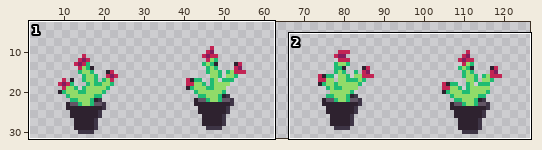
Edited in one commit: sprite sheet (Entity/Cactus/cactus_atack_animation.png). Above, an overview of the earlier version with the close-up marked.
Close-up. First the earlier version:
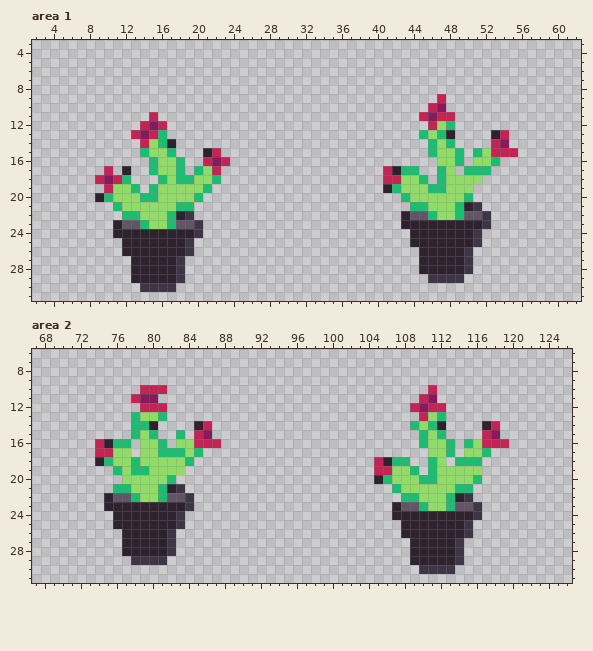
The file is 128x32 pixels. Shown: area 1: x 2..62, y 3..31; area 2: x 67..126, y 6..31. The old version is drawn lined up with the new one. The wide view leaves out empty margins.
After the commit:
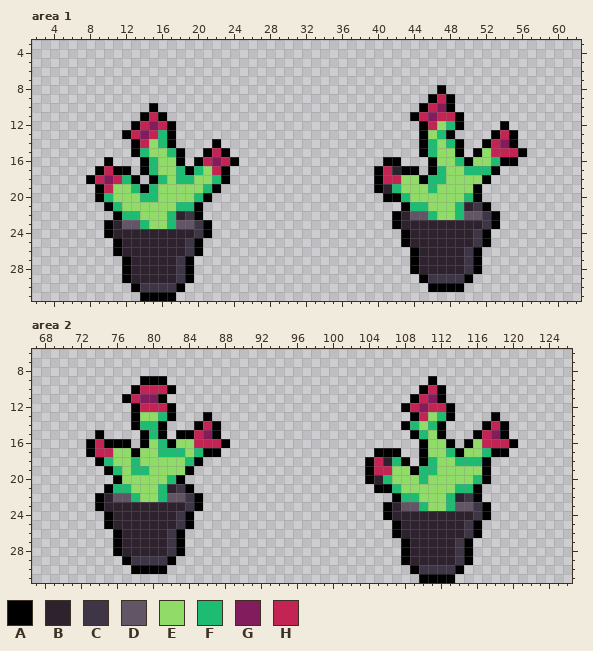
Palette (. is transparent): A #000000  B #2e222f  C #3e3546  D #625565  E #91db69  F #1ebc73  G #831c5d  H #c32454
Change:
whole drawing moved by +0,-1 (the old picture is shown already moved)
Area 1:
y 8: x 47 . -> A
y 9: x 46 . -> A; x 48 . -> A
y 10: x 15 . -> A; x 45 . -> A; x 48 . -> A
y 11: x 14 . -> A; x 16 . -> A; x 44 . -> A; x 49 . -> A
y 12: x 13 . -> A; x 17 . -> A; x 45 . -> A; x 49 . -> A; x 54 . -> A
y 13: x 12 . -> A; x 17 . -> A; x 45 F -> A; x 48 B -> A; x 53 B -> A; x 55 . -> A
y 14: x 13 . -> A; x 17 B -> A; x 22 . -> A; x 45 . -> A; x 49 . -> A; x 52 . -> A; x 55 . -> A
y 15: x 13 . -> A; x 18 . -> A; x 21 B -> A; x 23 . -> A; x 45 . -> A; x 49 F -> A; x 51 F -> A; x 56 . -> A
y 16: x 10 . -> A; x 14 . -> A; x 18 F -> A; x 20 . -> A; x 24 . -> A; x 41..42 .. -> AA; x 46 . -> A; x 50 . -> A; x 54..55 .. -> AA
y 17: x 9 . -> A; x 11..12 .B -> AA; x 14 . -> A; x 19 . -> A; x 23 . -> A; x 40 . -> A; x 43..44 FF -> AA; x 46 . -> A; x 49 . -> E; x 53 . -> A
y 18: x 8 . -> A; x 13 . -> A; x 15 . -> A; x 23 . -> A; x 40 . -> A; x 45..46 F. -> AF; x 52 . -> A
y 19: x 9 . -> A; x 14 . -> A; x 22 . -> A; x 40 . -> A; x 47 F -> E; x 51 . -> A
y 20: x 9 B -> A; x 21 . -> A; x 41..42 .. -> AA; x 51 . -> A
y 21: x 10 . -> A; x 20 . -> A; x 43 . -> A; x 52 . -> A
y 22: x 11 . -> A; x 20 . -> A; x 42 . -> A; x 53 . -> A
y 23: x 10 . -> A; x 21 . -> A; x 42 . -> A; x 53 . -> A
y 24: x 10 . -> A; x 21 . -> A; x 43 . -> A; x 52 . -> A
y 25: x 11 . -> A; x 20 . -> A; x 43 . -> A; x 52 . -> A
y 26: x 11 . -> A; x 20 . -> A; x 44 . -> A; x 51 . -> A
y 27..28: x 12 . -> A; x 19 . -> A; x 44 . -> A; x 51 . -> A
y 29: x 12 . -> A; x 19 . -> A; x 45 . -> A; x 50 . -> A
y 30: x 13 . -> A; x 18 . -> A; x 46..49 .... -> AAAA
y 31: x 14..17 .... -> AAAA
Area 2:
y 9: x 79..81 ... -> AAA; x 111 . -> A
y 10: x 78 . -> A; x 82 . -> A; x 110 . -> A; x 112 . -> A
y 11: x 77 . -> A; x 81 . -> A; x 109 . -> A; x 112 . -> A
y 12: x 78 . -> A; x 82 . -> A; x 108 . -> A; x 113 . -> A
y 13: x 78 F -> A; x 82 . -> A; x 86 . -> A; x 109 . -> A; x 113 . -> A; x 118 . -> A
y 14: x 78 F -> A; x 80..81 B. -> FA; x 85 B -> A; x 87 . -> A; x 108 . -> A; x 112 B -> A; x 117 B -> A; x 119 . -> A
y 15: x 74 . -> A; x 78..79 FE -> .A; x 81 . -> A; x 83..84 F. -> AA; x 87 . -> A; x 109 . -> A; x 112 F -> A; x 116 . -> A; x 119 . -> A
y 16: x 73 . -> A; x 75..77 BFF -> AAA; x 79 E -> A; x 82 . -> A; x 88 . -> A; x 110 F -> A; x 113 F -> A; x 115 F -> A; x 120 . -> A
y 17: x 73 . -> A; x 78 . -> A; x 86..87 .. -> AA; x 105..107 ... -> AAA; x 110 . -> A; x 114 . -> A; x 118..119 .. -> AA
y 18: x 74 B -> A; x 85 . -> A; x 104 . -> A; x 108 F -> A; x 110 . -> A; x 113 . -> E; x 117 . -> A
y 19: x 75 . -> A; x 84 . -> A; x 104 . -> A; x 109..110 F. -> AF; x 117 . -> A
y 20: x 76 . -> A; x 83 . -> A; x 104 . -> A; x 111 F -> E; x 117 . -> A
y 21: x 75 . -> A; x 84 . -> A; x 105..106 .. -> AA; x 116 . -> A
y 22: x 74 . -> A; x 85 . -> A; x 107 . -> A; x 116 . -> A
y 23: x 74 . -> A; x 85 . -> A; x 106 . -> A; x 117 . -> A
y 24: x 75 . -> A; x 84 . -> A; x 106 . -> A; x 117 . -> A
y 25: x 75 . -> A; x 84 . -> A; x 107 . -> A; x 116 . -> A
y 26: x 76 . -> A; x 83 . -> A; x 107 . -> A; x 116 . -> A
y 27..28: x 76 . -> A; x 83 . -> A; x 108 . -> A; x 115 . -> A
y 29: x 77 . -> A; x 82 . -> A; x 108 . -> A; x 115 . -> A
y 30: x 78..81 .... -> AAAA; x 109 . -> A; x 114 . -> A
y 31: x 110..113 .... -> AAAA
Boxes around the changes in both close-ups, in picture pixels (x1, y1, x2, y2):
changed: (374, 85, 527, 292)
changed: (86, 103, 239, 301)
changed: (86, 376, 230, 574)
changed: (365, 376, 518, 583)
